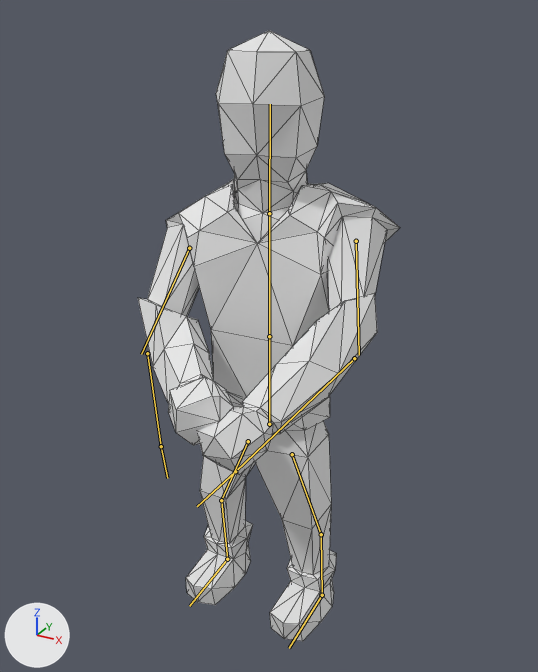
The Blender file Animations/ArcherShootStance.blend: old version first, new version second.
Rendered twice from a camera (50 mm lens) standing at (4.89, -8.88, 9.31) and looking at (0.29, -0.51, 5.13). Lighting does not change. The marker at lower left points along +X, +Y and +Z. Both versions are drawn at frame 10 of the action 'Armature.000Action.000'; the numbers are the values there. The bones that bend it are drawn over the model as lines. Mesh edges are drawn as thin lines.
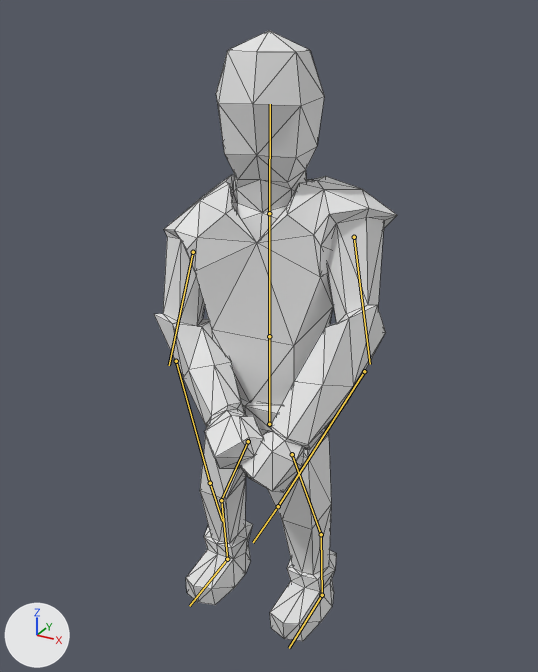
Boxes (x1, y1, x2, y2) around the edits, measured in the pictures (538 x 672 px):
```json
{"object": "Cube", "change": "posed", "before": [138, 31, 400, 641], "after": [154, 31, 397, 641], "on screen": "7% narrower"}
{"bone": "Shoulder.R", "before": "(189, 248) to (141, 354)", "after": "(193, 252) to (169, 365)"}
{"bone": "Arm.R", "before": "(147, 353) to (161, 446)", "after": "(176, 361) to (210, 483)"}
{"bone": "Shoulder.L", "before": "(356, 241) to (359, 355)", "after": "(354, 237) to (370, 364)"}
{"bone": "Arm.L", "before": "(354, 358) to (235, 471)", "after": "(364, 371) to (278, 506)"}
```

Scene script edits in JSON lines:
```json
{"block": "bone_shoulder_r", "where": "bone_shoulder_r = bpy.data.objects['Armature'].pose.bones['Shoulder.R']  # child of 'Chest'"}
{"op": "set", "path": "bone_shoulder_r.location", "old": "(-0.1, 0.13, 0.05)", "new": "(-0.2, 0.18, 0.04)"}
{"op": "set", "path": "bone_shoulder_r.rotation_quaternion", "old": "(0.917, 0.325, -0.063, -0.223)", "new": "(0.948, 0.293, -0.124, -0.049)", "note": "degrees (39, 2, -27) -> degrees (35, -12, -10)"}
{"block": "bone_arm_r", "where": "bone_arm_r = bpy.data.objects['Armature'].pose.bones['Arm.R']  # child of 'Shoulder.R'"}
{"op": "set", "path": "bone_arm_r.location", "old": "(0.09, -0.02, 0.09)", "new": "(0.11, -0.02, 0.12)"}
{"op": "set", "path": "bone_arm_r.rotation_quaternion", "old": "(0.907, -0.41, 0.163, -0.032)", "new": "(0.92, -0.36, 0.206, -0.049)", "note": "degrees (-50, 15, -11) -> degrees (-45, 20, -14)"}
{"block": "bone_shoulder_l", "where": "bone_shoulder_l = bpy.data.objects['Armature'].pose.bones['Shoulder.L']  # child of 'Chest'"}
{"op": "set", "path": "bone_shoulder_l.location", "old": "(-0.01, -0.14, -0.09)", "new": "(-0.07, -0.21, -0.15)"}
{"op": "set", "path": "bone_shoulder_l.rotation_quaternion", "old": "(0.872, -0.152, 0.216, 0.416)", "new": "(0.903, -0.06, 0.321, 0.29)", "note": "degrees (-6, 30, 50) -> degrees (6, 38, 37)"}
{"block": "bone_arm_l", "where": "bone_arm_l = bpy.data.objects['Armature'].pose.bones['Arm.L']  # child of 'Shoulder.L'"}
{"op": "set", "path": "bone_arm_l.location", "old": "(0.09, 0.05, -0.08)", "new": "(0.12, 0.05, -0.1)"}
{"op": "set", "path": "bone_arm_l.rotation_quaternion", "old": "(0.946, -0.305, -0.033, -0.123)", "new": "(0.966, -0.258, -0.048, -0.078)", "note": "degrees (-35, -8, -12) -> degrees (-29, -8, -7)"}
```
